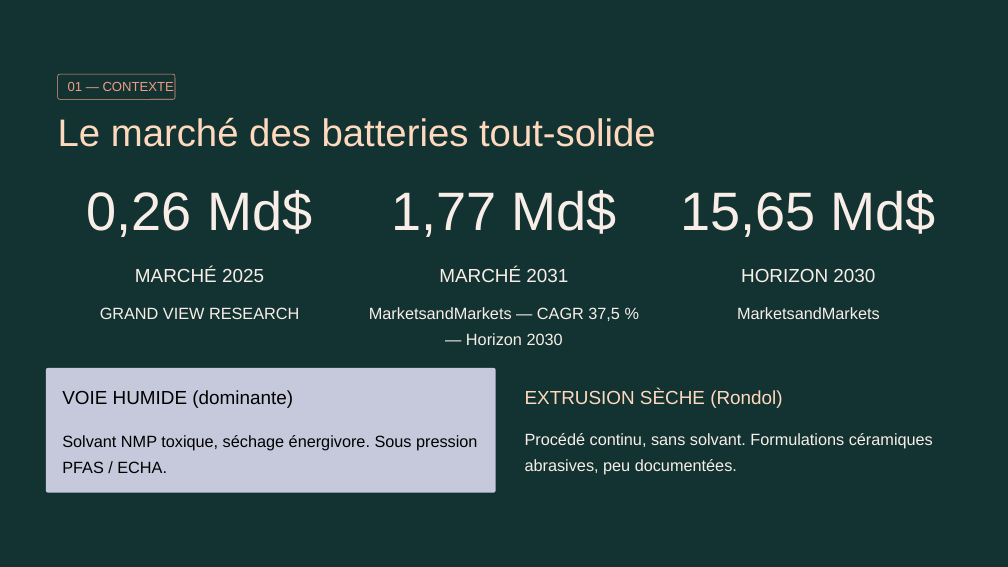
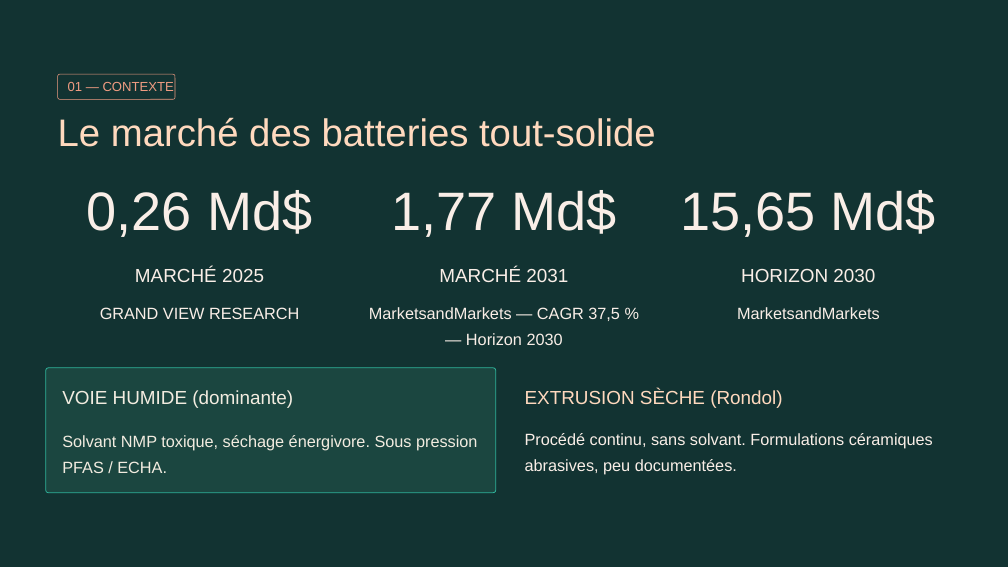
Before and after one commit to wilfried-mbeumi/rondol-process-supervision-demo, a slide deck: slide 4 of reports/soutenance/MBEUMI_Wilfried_PREZ_corrige.pptx. Drawn at 1008x567 pixels with LibreOffice and Linux fonts; fonts in the diff are those of the drawing; background and template pictures are left out. Boxes give left, top, right and bottom in pixels: in the first picture for what was removed or moved away, otherwise in the second. Text is boxed around its words. In the diff, an @@ line names an element or a change of style, - is before the commit and + after.

```diff
--- a/reports/soutenance/MBEUMI_Wilfried_PREZ_corrige.pptx
+++ b/reports/soutenance/MBEUMI_Wilfried_PREZ_corrige.pptx
@@ rounded rectangle at bbox=[46, 368, 496, 493]: fill #C6C9DC to #1B4640; outline none to #2FB39B 0.75 pt @@
@@ text "VOIE HUMIDE (dominante)" at bbox=[62, 390, 293, 408]: text colour #000000 to #F2ECE0 @@
@@ text "Solvant NMP toxique, séchage énergivore. ..." at bbox=[62, 435, 477, 473]: text colour #000000 to #F2ECE0 @@
```
Also in this commit, not shown: 5 other slides changed, 6 other files.
